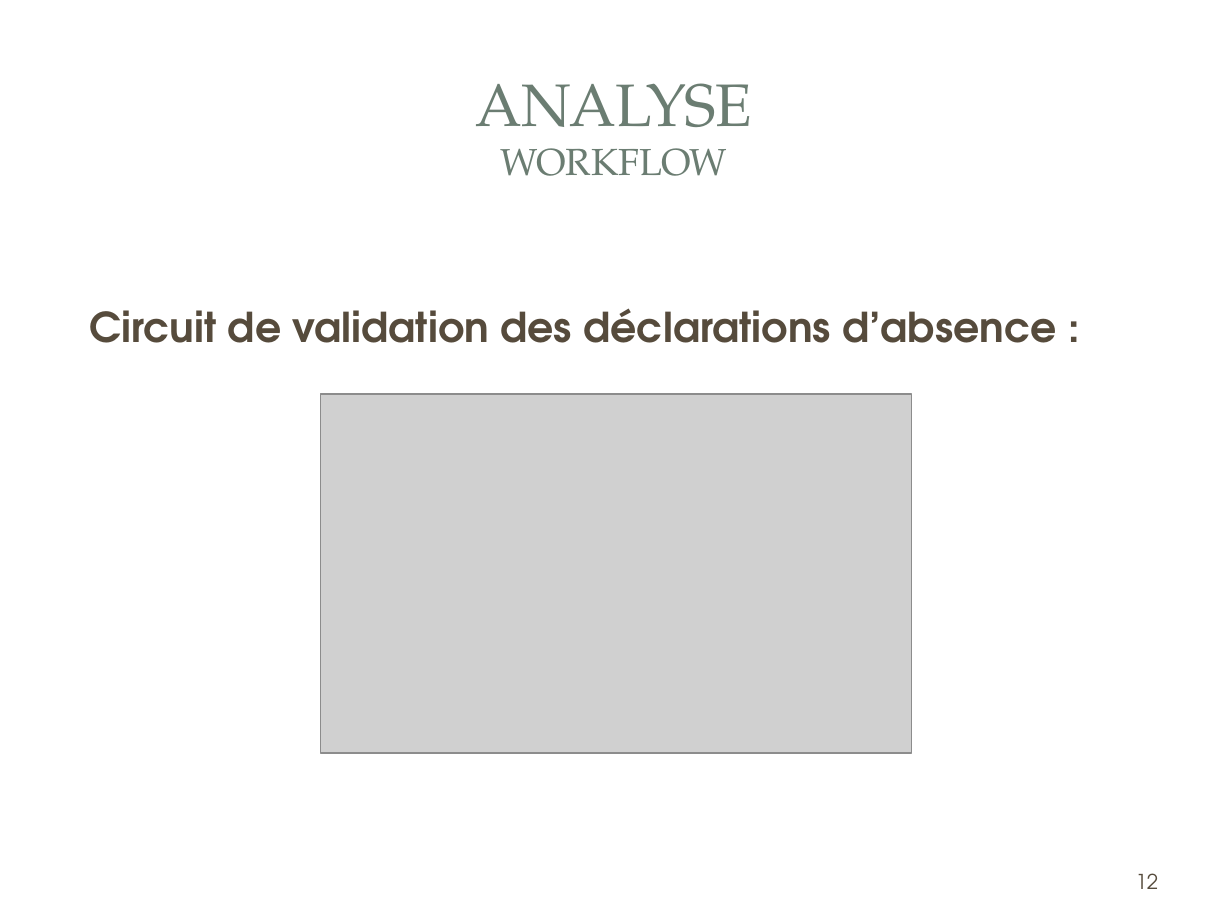
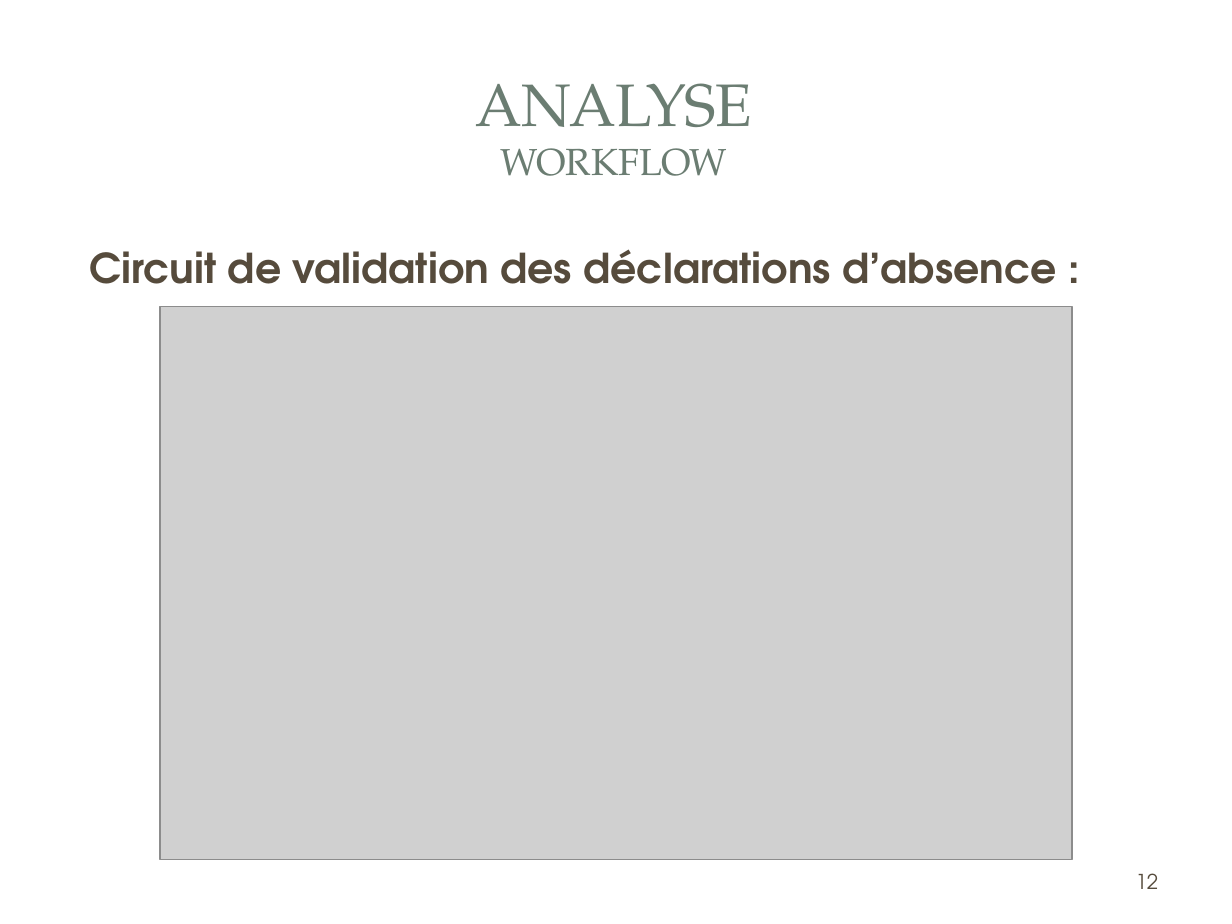
Before and after one commit to gestionsAbsences/gestionAbsences, a slide deck: slide 12 of Projet/Dossier/Fred/COURIOL_Fred_Présentation.ppt. Drawn at 1232x924 pixels with LibreOffice and Linux fonts; fonts in the diff are those of the drawing; grey boxes stand for pictures; background and template pictures are left out. Boxes give left, top, right and bottom in pixels: in the first picture for what was removed or moved away, otherwise in the second. Text is boxed around its words. In the diff, an @@ line names an element or a change of style, - is before the commit and + after.

```diff
--- a/Projet/Dossier/Fred/COURIOL_Fred_Présentation.ppt
+++ b/Projet/Dossier/Fred/COURIOL_Fred_Présentation.ppt
@@ text "Circuit de validation des déclarations ...": place and size @@
-text "Circuit de validation des déclarations ..." at [89,308,1056,343]
+text "Circuit de validation des déclarations ..." at [89,249,1056,284]
@@ picture: place and size @@
-picture at [320,394,912,753]
+picture at [160,307,1072,860]
```
Also in this commit, not shown: 6 other slides changed, 3 slides added, 3 slides removed, 9 other files.
